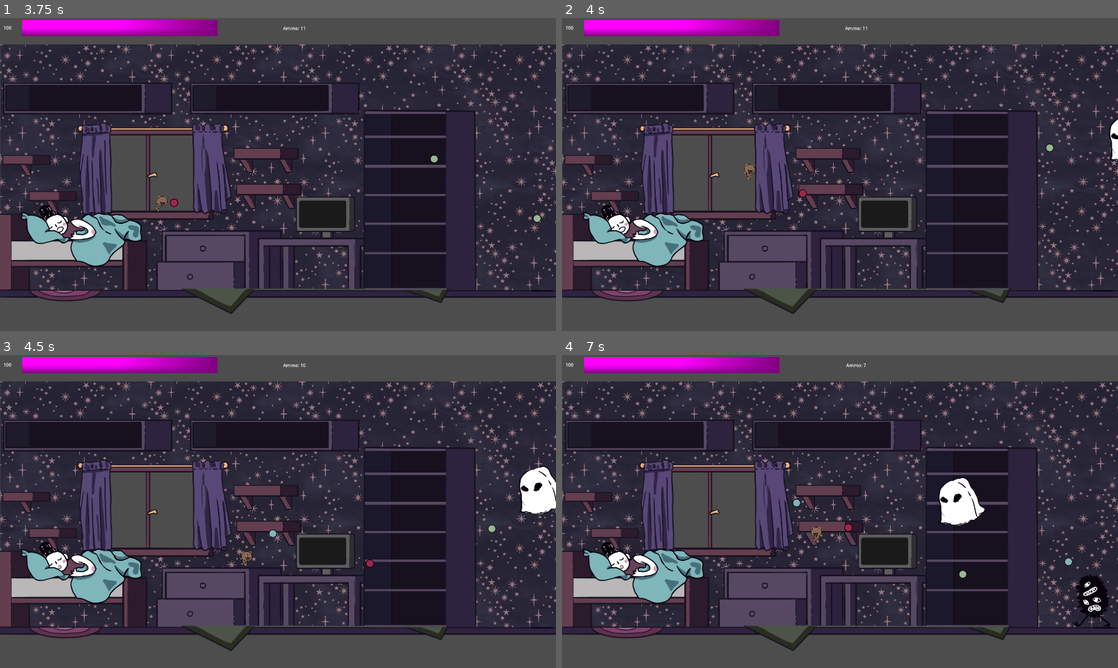
Above: before the commit, frames 1-4 (two rows, left to right).
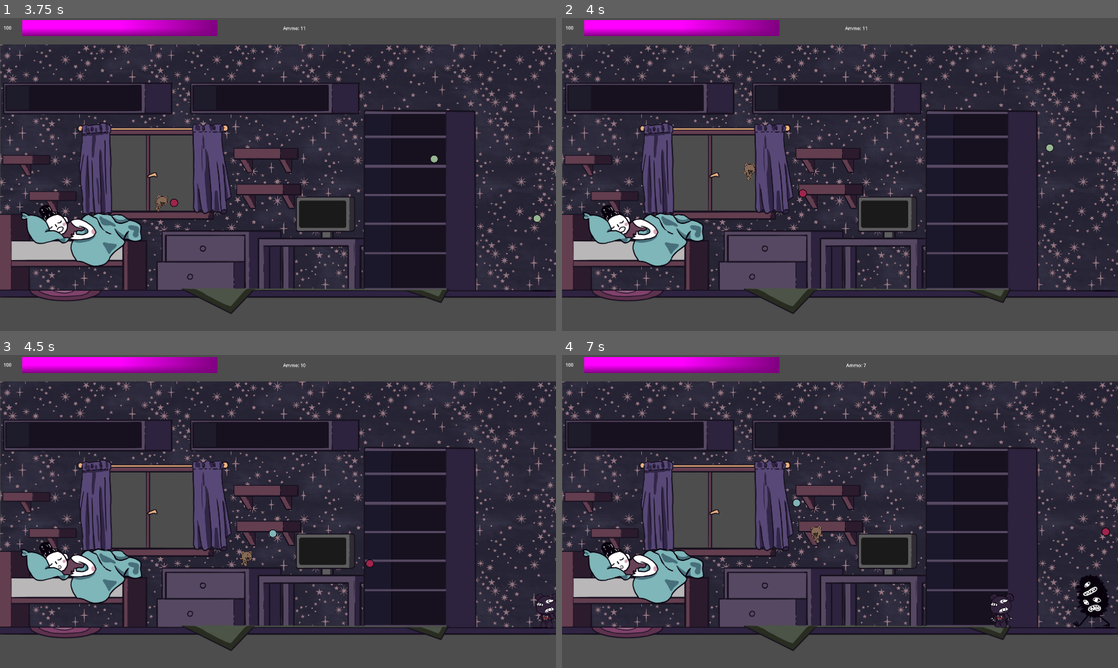
Above: after the commit, the same moments.

Repository: Karanval/CatStack
Game: Godot game, scene res://Scenes/GameOver/GameOver.tscn
Same seed, same stepped clock (60 frames per second), same inputs: the game is played once before the commit and once after it. This scene is started directly instead of the project's main scene.
Inputs (mouse positions are in pixels of both pictures, inside the frame that each line leads up to):
- Up to frame 1 (3.75 s): click "Restart" at 0.5 s; move the mouse to (400, 158) at 1.27 s; press the mouse at (400, 158) at 1.28 s; hold D (Right) 1.28-2.78 s; tap Space (Jump) at 1.52, 2.27 s; move the mouse to (166, 190) at 2.02 s; release the mouse at (166, 190) at 2.03 s; click (166, 190) at 2.1 s; move the mouse to (333, 105) at 2.77 s; press the mouse at (333, 105) at 2.78 s; hold A (Left) 2.78-3.53 s; move the mouse to (250, 237) at 3.52 s; release the mouse at (250, 237) at 3.53 s; hold D (Right) from 3.53 s (still down); click (250, 237) at 3.6 s
- Up to frame 2 (4 s): keep holding D (Right); tap Space (Jump) at 3.77 s
- Up to frame 3 (4.5 s): keep holding D (Right); move the mouse to (444, 558) at 4.27 s; press the mouse at (444, 558) at 4.28 s
- Up to frame 4 (7 s): tap Space (Jump) at 4.52, 5.27, 6.77 s; move the mouse to (673, 464) at 5.02 s; release D (Right) at 5.03 s; release the mouse at (673, 464) at 5.03 s; hold A (Left) 5.03-5.78 s; click (673, 464) at 5.1 s; move the mouse to (867, 511) at 5.77 s; press the mouse at (867, 511) at 5.78 s; hold D (Right) 5.78-6.53 s; move the mouse to (756, 433) at 6.52 s; release the mouse at (756, 433) at 6.53 s; hold A (Left) from 6.53 s (still down); click (756, 433) at 6.6 s

Frame 1 is identical in both runs. In frame 2, 0.2% of the frame differs, in the area x 98-100%, y 32-46%; in frame 3, 1.0%; in frame 4, 1.2%, in the area x 50-99%, y 39-88%.

Commit message:
Add Toddy

Diff:
--- a/Scenes/Monsters/MonsterSpawner/MonsterSpawner.tscn
+++ b/Scenes/Monsters/MonsterSpawner/MonsterSpawner.tscn
@@ -1,12 +1,14 @@
-[gd_scene load_steps=4 format=3 uid="uid://hefjpvbwdrbx"]
+[gd_scene load_steps=5 format=3 uid="uid://hefjpvbwdrbx"]
 
 [ext_resource type="Script" uid="uid://bvepnnpiicpqc" path="res://Scenes/Monsters/MonsterSpawner/monster_spawner.gd" id="1_np5ma"]
 [ext_resource type="PackedScene" uid="uid://c0ah52ux112ga" path="res://Scenes/Monsters/SpookMonster.tscn" id="2_52sog"]
 [ext_resource type="PackedScene" uid="uid://0ki11nr17g13" path="res://Scenes/Monsters/GhostMonster.tscn" id="3_qn3sm"]
+[ext_resource type="PackedScene" uid="uid://1pe1627se4j6" path="res://Scenes/Monsters/ToddyMonster.tscn" id="3_vlp2w"]
 
 [node name="MonsterSpawner" type="Node2D"]
 script = ExtResource("1_np5ma")
 basicMonster = ExtResource("2_52sog")
+toddyMonster = ExtResource("3_vlp2w")
 ghostMonster = ExtResource("3_qn3sm")
 
 [node name="Timer" type="Timer" parent="."]
--- a/Scenes/Monsters/MonsterSpawner/monster_spawner.gd
+++ b/Scenes/Monsters/MonsterSpawner/monster_spawner.gd
@@ -1,12 +1,13 @@
 extends Node2D
 
-const TOTAL_MONSTERS := 2
+const TOTAL_MONSTERS := 3
 
 @export var timer_minimum := 1.0
 @export var timer_maximum := 3.0
 @export var ground_spawn_locations: Array[Vector2]
 @export var air_spawn_locations: Array[Vector2]
 @export var basicMonster: PackedScene
+@export var toddyMonster: PackedScene
 @export var ghostMonster: PackedScene
 
 func _ready() -> void:
@@ -22,6 +23,9 @@
 			instance = basicMonster.instantiate()
 			spawn_location = ground_spawn_locations[randi() % ground_spawn_locations.size()]
 		1:
+			instance = toddyMonster.instantiate()
+			spawn_location = ground_spawn_locations[randi() % ground_spawn_locations.size()]
+		2:
 			instance = ghostMonster.instantiate()
 			spawn_location = air_spawn_locations[randi() % air_spawn_locations.size()]
 
--- /dev/null
+++ b/Scenes/Monsters/ToddyMonster.tscn
@@ -0,0 +1,45 @@
+[gd_scene load_steps=7 format=3 uid="uid://1pe1627se4j6"]
+
+[ext_resource type="PackedScene" uid="uid://pyl3oxaochjd" path="res://Scenes/Monsters/BaseMonster.tscn" id="1_h60py"]
+[ext_resource type="Script" uid="uid://b8abdobhivgo7" path="res://Scenes/Monsters/toddy_monster.gd" id="2_4ycof"]
+[ext_resource type="Texture2D" uid="uid://d34ou232n34la" path="res://graphics/nighmare_2.png" id="2_8pel2"]
+
+[sub_resource type="AtlasTexture" id="AtlasTexture_4ycof"]
+atlas = ExtResource("2_8pel2")
+region = Rect2(0, 0, 256, 256)
+
+[sub_resource type="SpriteFrames" id="SpriteFrames_ac5vp"]
+animations = [{
+"frames": [{
+"duration": 1.0,
+"texture": SubResource("AtlasTexture_4ycof")
+}],
+"loop": true,
+"name": &"default",
+"speed": 5.0
+}]
+
+[sub_resource type="CapsuleShape2D" id="CapsuleShape2D_tg3ts"]
+radius = 36.0
+height = 114.0
+
+[node name="BaseMonster" instance=ExtResource("1_h60py")]
+collision_layer = 4
+collision_mask = 17
+mass = 2.0
+lock_rotation = true
+script = ExtResource("2_4ycof")
+jump_chance = 0.333
+jump_cooldown_min = 1.0
+jump_cooldown_max = 3.0
+jump_pulse_min = 1000
+jump_pulse_max = 2000
+health = 50
+
+[node name="Sprite2D" parent="." index="0"]
+scale = Vector2(0.5, 0.5)
+sprite_frames = SubResource("SpriteFrames_ac5vp")
+
+[node name="CollisionShape2D" parent="." index="1"]
+position = Vector2(-7, 1)
+shape = SubResource("CapsuleShape2D_tg3ts")
--- /dev/null
+++ b/Scenes/Monsters/toddy_monster.gd
@@ -0,0 +1,24 @@
+extends BaseMonster
+
+@export var jump_chance := 0.333
+@export var jump_cooldown_min := 1.0
+@export var jump_cooldown_max := 3.0
+@export var jump_pulse_min := 1000
+@export var jump_pulse_max := 2000
+
+var jump_cooldown := 2.0
+
+func _ready():
+	reset_cooldown()
+
+func get_velocity(delta: float):
+	if jump_cooldown > 0:
+		jump_cooldown -= delta
+	else:
+		reset_cooldown()
+		if randf() < jump_chance:
+			apply_impulse(Vector2(0, -randi_range(jump_pulse_min, jump_pulse_max)))
+	return super(delta)
+
+func reset_cooldown():
+	jump_cooldown = randf_range(jump_cooldown_min, jump_cooldown_max)
Not shown, added: Scenes/Monsters/toddy_monster.gd.uid
